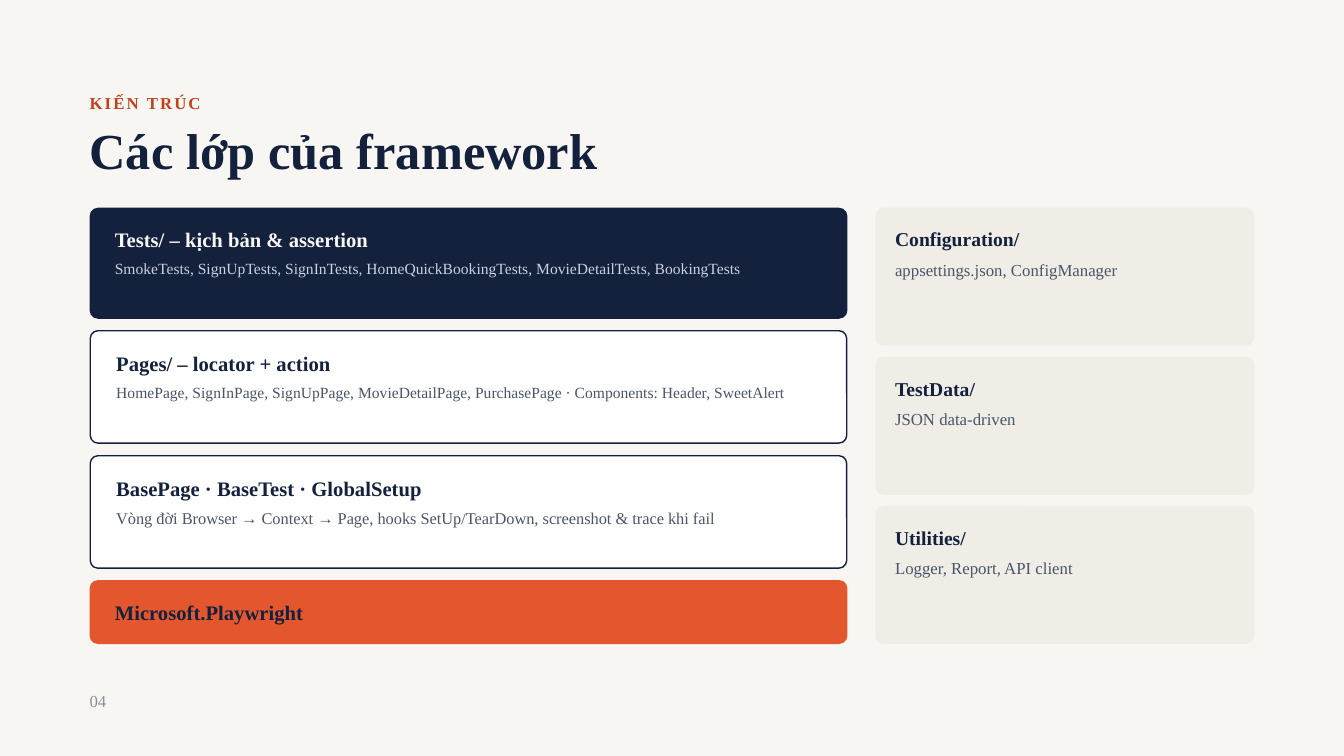
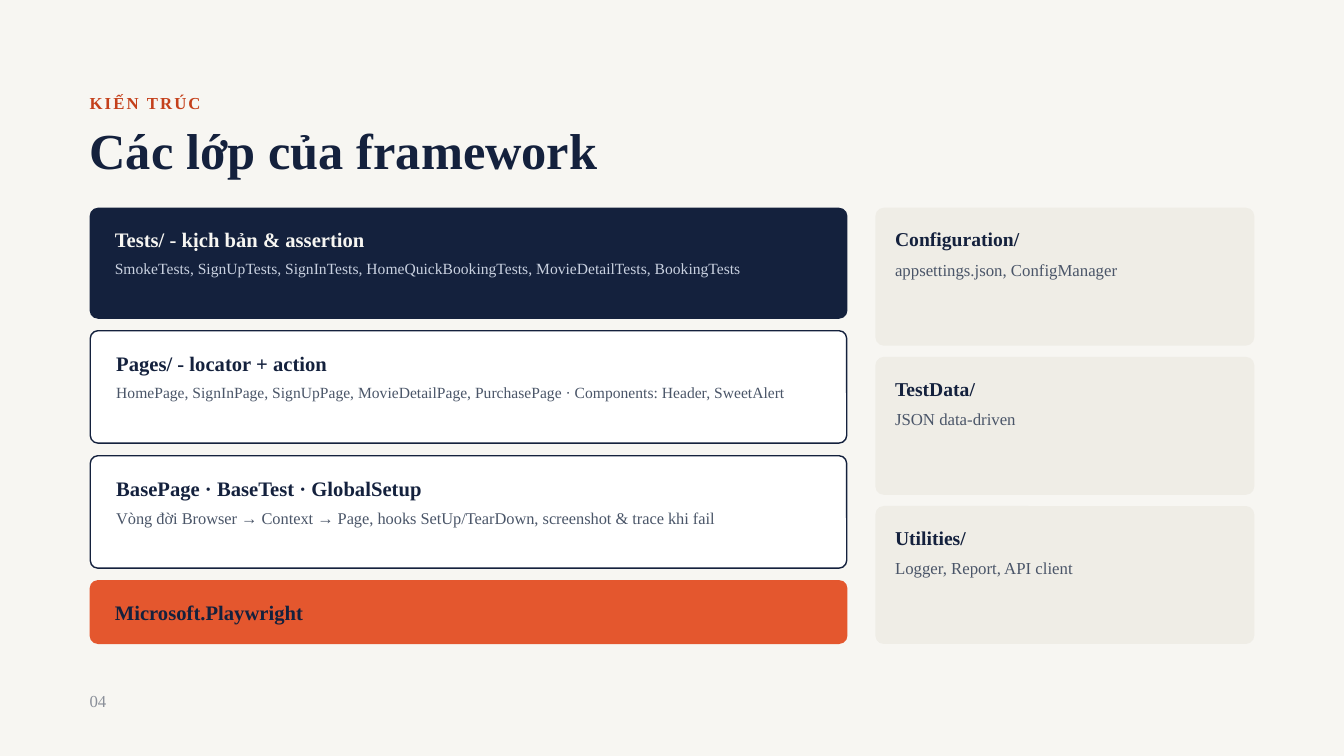
Before and after one commit to kh4nhNLK7068/CapstonePlaywrightTesting19, a slide deck: slide 4 of docs/Capstone Automation - Movie Booking.pptx. Drawn at 1344x756 pixels with LibreOffice and Linux fonts; fonts in the diff are those of the drawing. Boxes give left, top, right and bottom in pixels: in the first picture for what was removed or moved away, otherwise in the second. Text is boxed around its words. In the diff, an @@ line names an element or a change of style, - is before the commit and + after.

```diff
--- a/docs/Capstone Automation - Movie Booking.pptx
+++ b/docs/Capstone Automation - Movie Booking.pptx
@@ text at box(115, 232, 364, 251): text changed @@
-Tests/ – kịch bản & assertion
+Tests/ - kịch bản & assertion
@@ text at box(116, 356, 327, 376): text changed @@
-Pages/ – locator + action
+Pages/ - locator + action
```
Also in this commit, not shown: 6 other slides changed, 1 other file.
